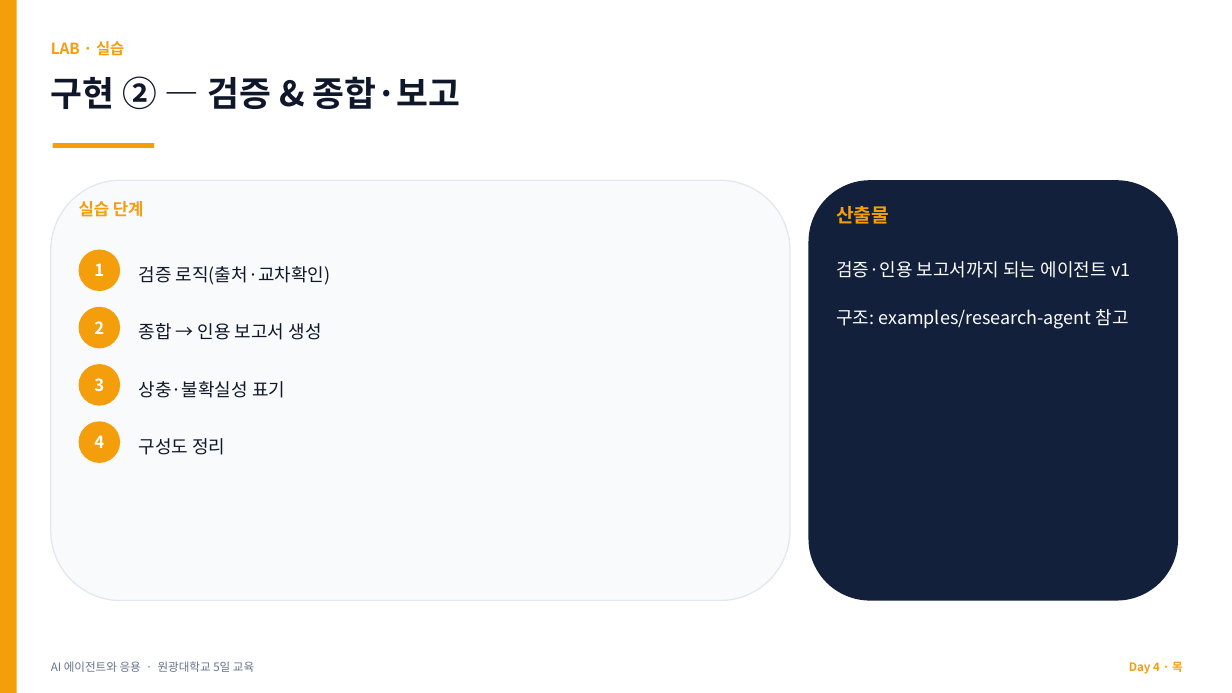
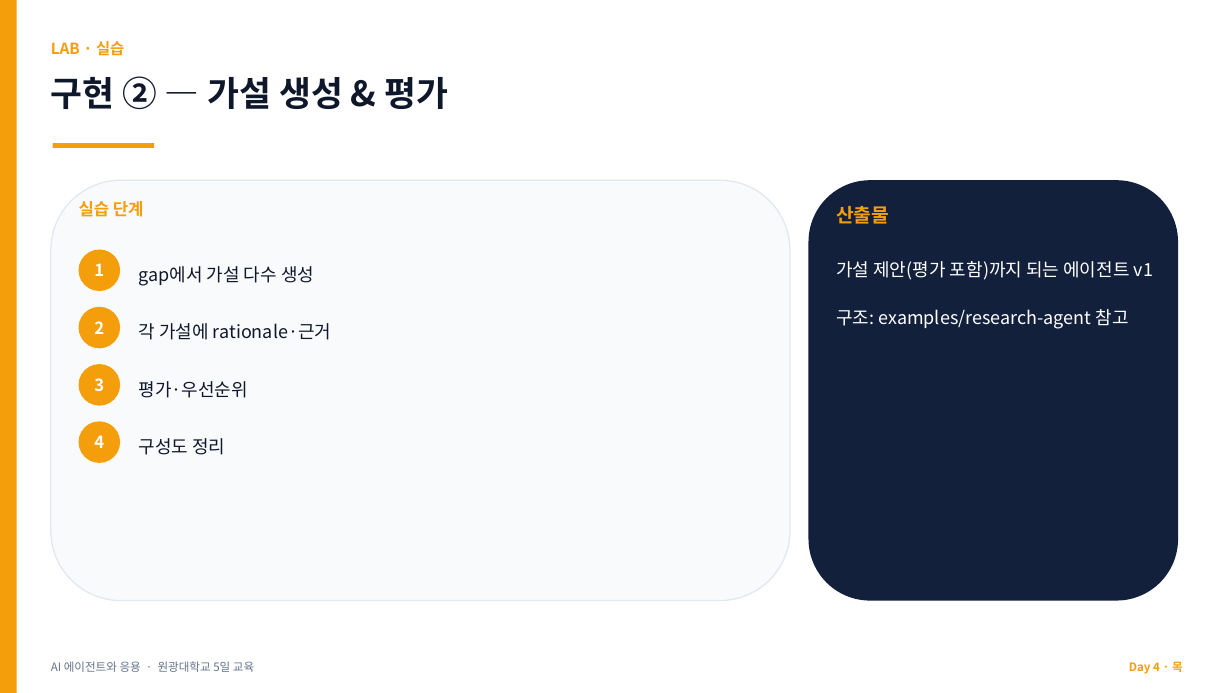
Before and after one commit to jyshin-22/wku-ai-agent-program, a slide deck: slide 11 of slides/day4.pptx. Drawn at 1232x693 pixels with LibreOffice and Linux fonts; fonts in the diff are those of the drawing. Boxes give left, top, right and bottom in pixels: in the first picture for what was removed or moved away, otherwise in the second. Text is boxed around its words. In the diff, an @@ line names an element or a change of style, - is before the commit and + after.

```diff
--- a/slides/day4.pptx
+++ b/slides/day4.pptx
@@ text at bbox=[51, 76, 448, 109]: text changed @@
-구현 ② — 검증 & 종합·보고
+구현 ② — 가설 생성 & 평가
@@ text at bbox=[139, 266, 314, 286]: text changed @@
-검증 로직(출처·교차확인)
+gap에서 가설 다수 생성
@@ text at bbox=[836, 261, 1153, 329]: text changed @@
-검증·인용 보고서까지 되는 에이전트 v1
-구조: examples/research-agent 참고
+가설 제안(평가 포함)까지 되는 에이전트 v1
+구조: examples/research-agent 참고
@@ text at bbox=[139, 323, 331, 340]: text changed @@
-종합 → 인용 보고서 생성
+각 가설에 rationale·근거
@@ text at bbox=[139, 381, 248, 398]: text changed @@
-상충·불확실성 표기
+평가·우선순위
```
Also in this commit, not shown: 21 other slides changed, 18 other files.
